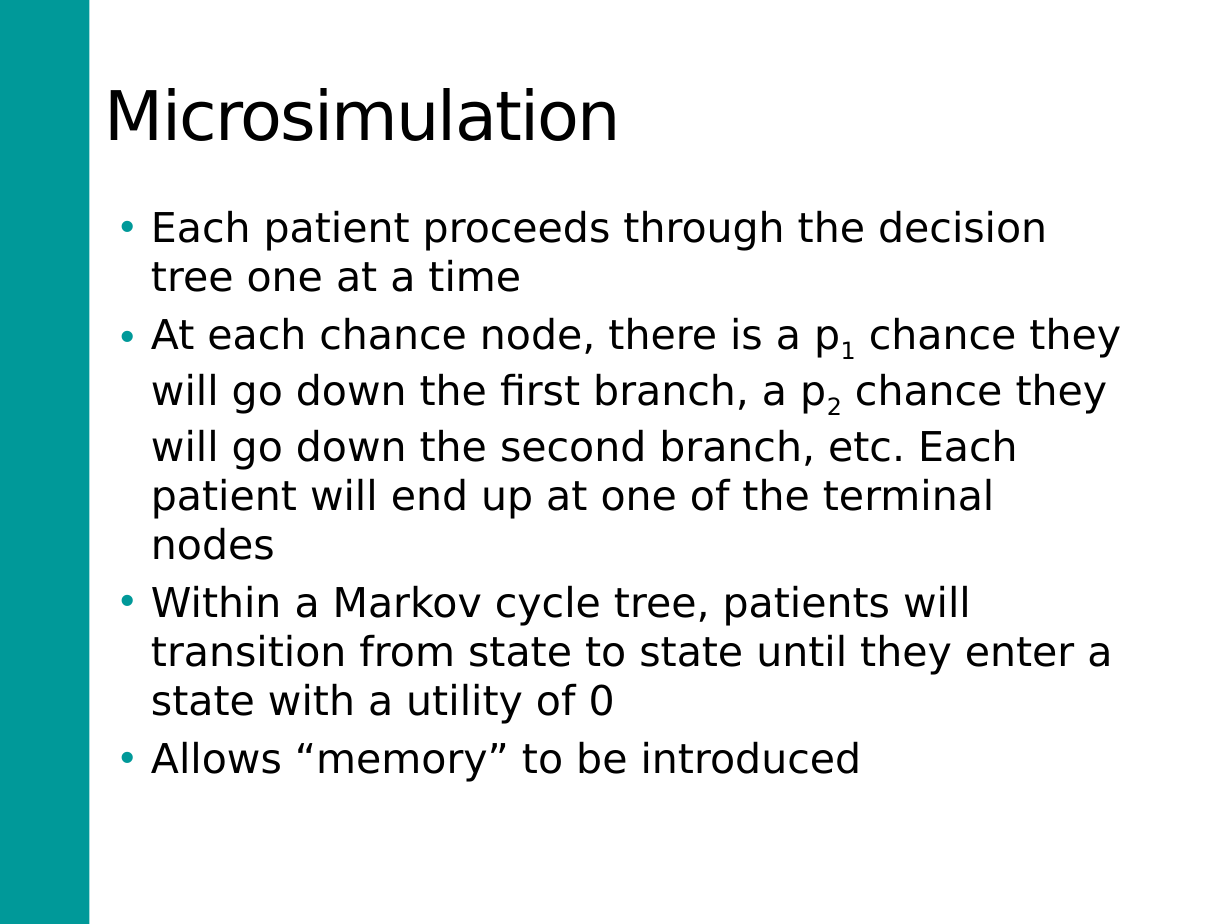
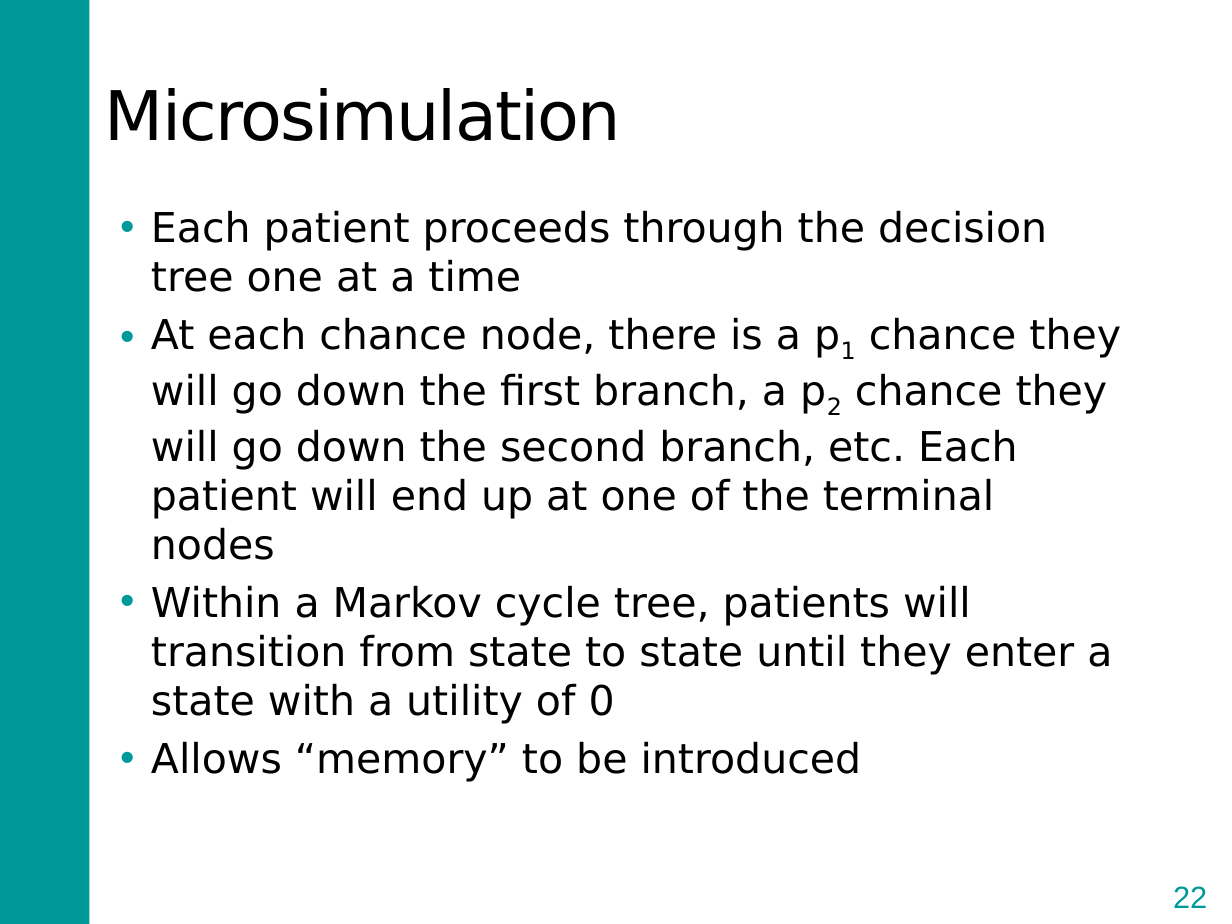
Before and after one commit to DARTH-git/Course-Modularization, a slide deck: slide 22 of Markov models/Slides/MarkovModelSlides.pptx. Drawn at 1232x924 pixels with LibreOffice and Linux fonts; fonts in the diff are those of the drawing. Boxes give left, top, right and bottom in pixels: in the first picture for what was removed or moved away, otherwise in the second. Text is boxed around its words. In the diff, an @@ line names an element or a change of style, - is before the commit and + after.

```diff
--- a/Markov models/Slides/MarkovModelSlides.pptx
+++ b/Markov models/Slides/MarkovModelSlides.pptx
@@ page number added at (1153, 870, 1227, 923), outline #FFFFFF 1.5 pt, 18 pt, text #009999 @@
+22
```
Also in this commit, not shown: 11 other slides changed, 1 slide added, 18 other files.
